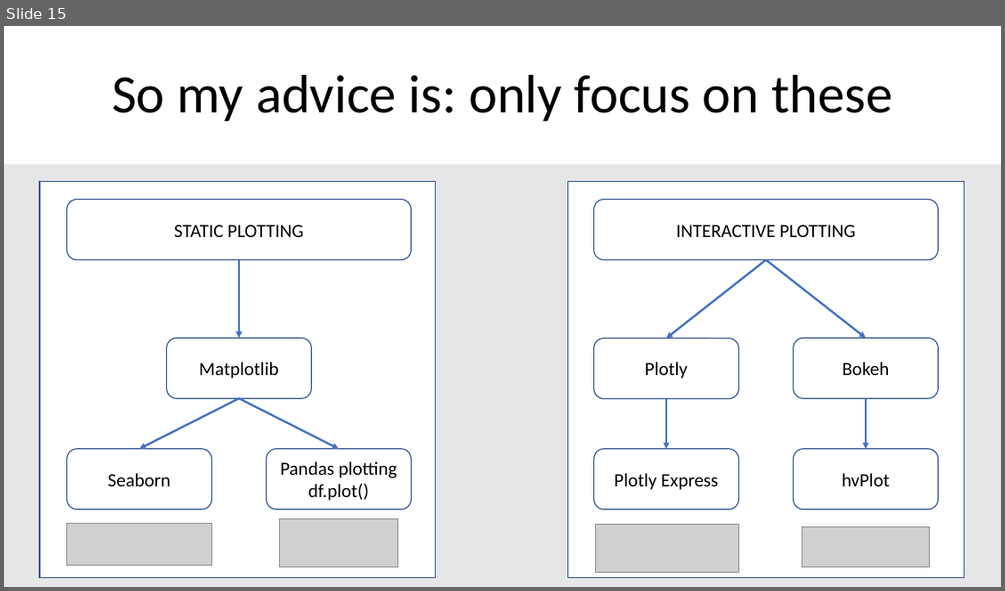
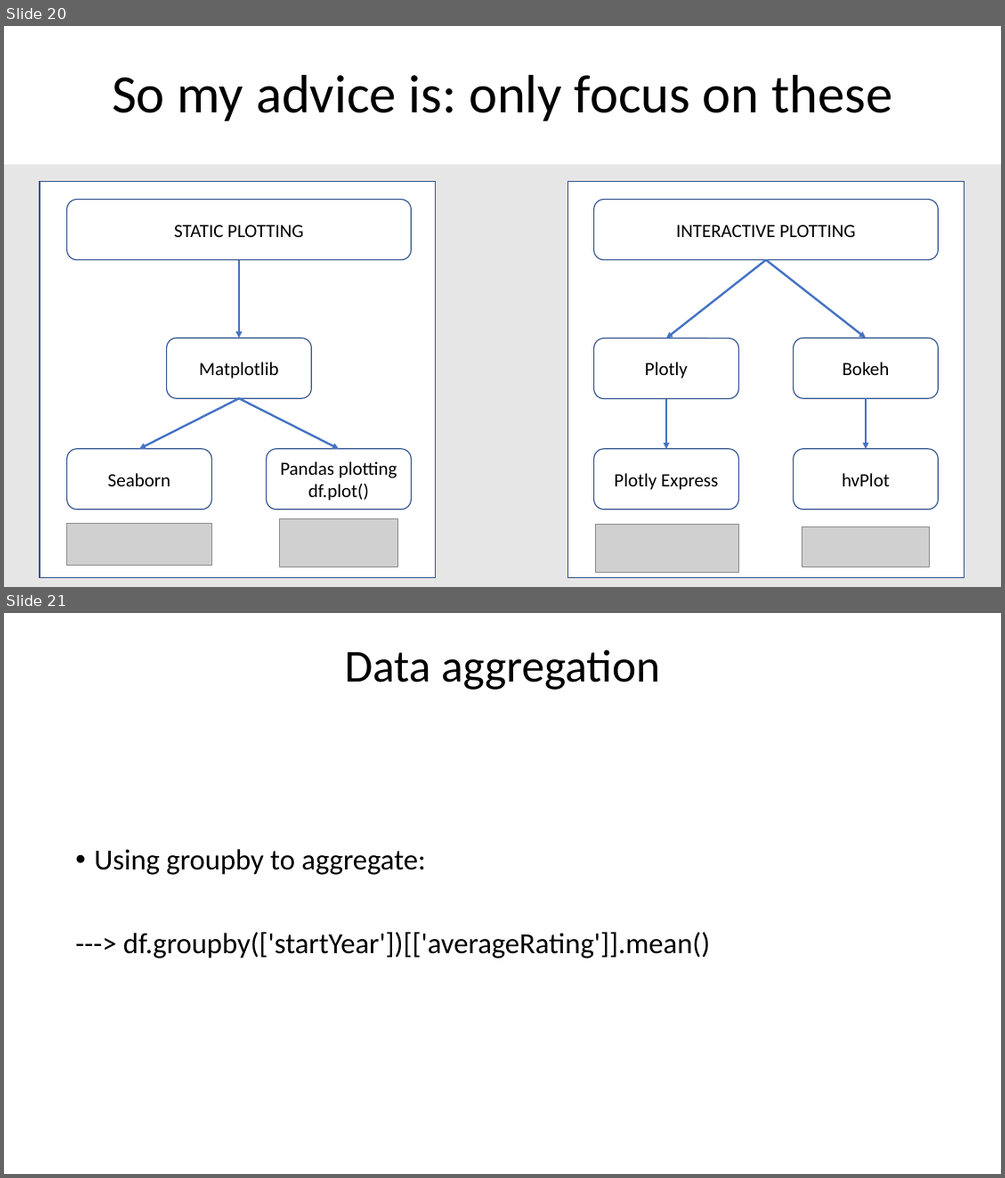
Before and after one commit to SandervandenOord/pandas_training, a slide deck: Pandas_Training_Slides.pptx. Shown one above the other, each under a label of ours: slide 15 before the commit, slides 20 and 21 after it. The pictures are 1005x591 and 1005x1178 pixels, drawn with LibreOffice and Linux fonts; fonts in the diff are those of the drawing; grey boxes stand for pictures. Boxes give left, top, right and bottom in pixels: in the first picture for what was removed or moved away, otherwise in the second. Text is boxed around its words. In the diff, an @@ line names an element or a change of style, - is before the commit and + after.

```diff
--- a/Pandas_Training_Slides.pptx
+++ b/Pandas_Training_Slides.pptx
@@ slide 21 added at [4,613,1001,1174], background #FFFFFF @@
@@ title added at [345,649,660,690], 44 pt, text #000000 @@
+Data aggregation
@@ text added at [94,849,710,958], 28 pt, text #000000 @@
+• Using groupby to aggregate:
+---> df.groupby(['startYear'])[['averageRating']].mean()
@@ what was slide 15 is now slide 20 @@
```
Also in this commit, not shown: 3 slides changed, 6 other slides added.
